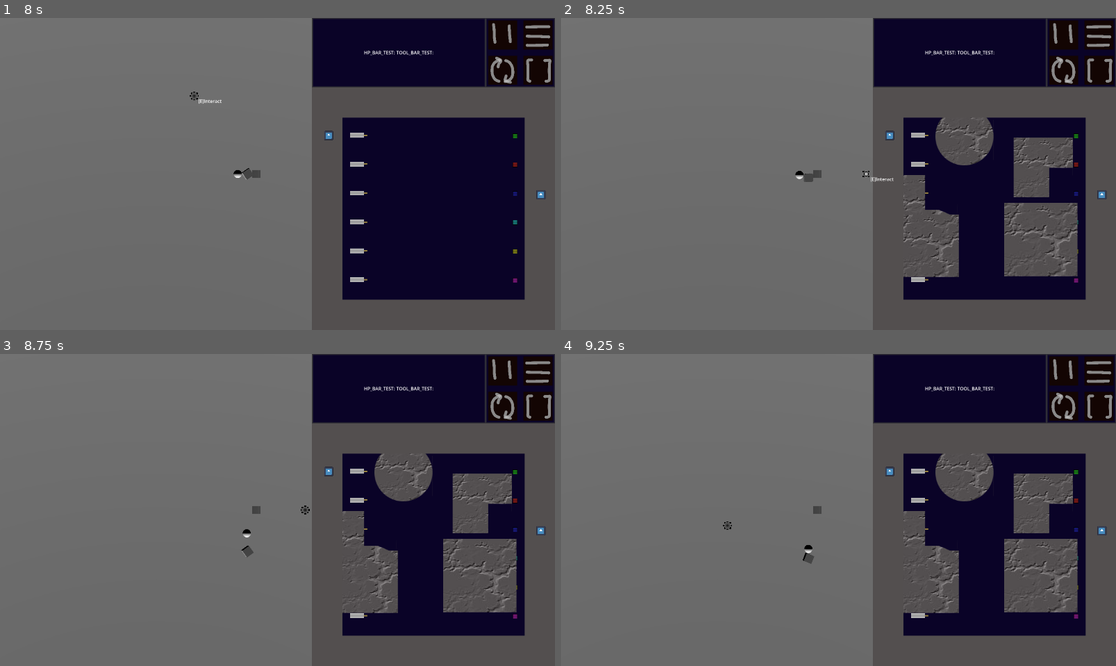
Above: before the commit, frames 1-4 (two rows, left to right).
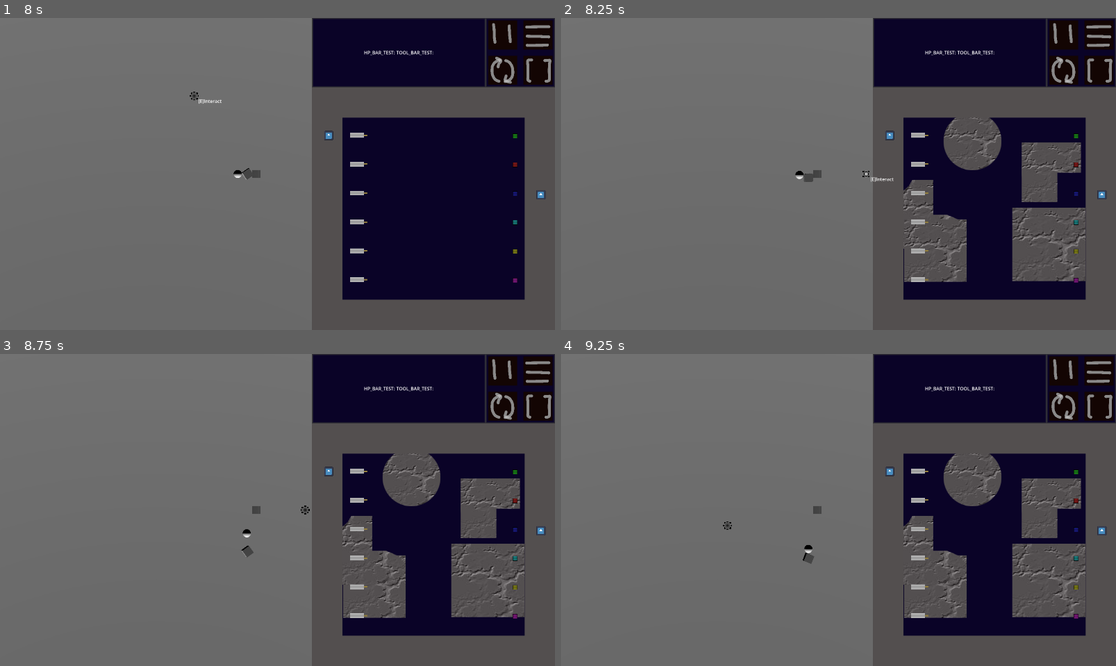
Above: after the commit, the same moments.

Repository: ponosnarassvete/space-shooter
Game: Godot game, scene res://scenes/core_scene_node.tscn
Two runs of this game, one before a commit and one after it. Both use one fixed random seed, a clock stepped at 60 frames per second and the inputs below. The engine's default icon, where the game draws it, is replaced by a stand-in: a white triangle on a blue panel in a dark square.
Inputs (mouse positions are in pixels of both pictures, inside the frame that each line leads up to):
- Up to frame 1 (8 s): click (505, 71) at 0.5 s; click (538, 71) at 1.25 s; click (538, 33) at 2 s; click (505, 33) at 2.75 s; tap Enter at 3.5, 5, 7.25 s; move the mouse to (399, 158) at 3.52 s; hold D (player_right) 3.53-4.25 s; hold E (player_interact) 3.53-4.25 s; click (399, 158) at 3.67 s; tap Space at 4.25, 6.5 s; drag from (166, 189) to (249, 236) at 4.27 s; move the mouse to (333, 105) at 5.02 s; hold D (player_right) 5.03-5.75 s; tap Shift (player_sprint) at 5.1 s; drag from (249, 236) to (111, 127) at 5.77 s; move the mouse to (444, 220) at 6.52 s; hold A (player_left) 6.53-7.25 s; click (444, 220) at 6.6 s; drag from (111, 127) to (194, 96) at 7.27 s
- Up to frame 2 (8.25 s): tap Space at 8 s; move the mouse to (866, 174) at 8.02 s; hold S (player_down) from 8.03 s (still down); hold E (player_interact) from 8.03 s (still down); click (866, 174) at 8.17 s
- Up to frame 3 (8.75 s): keep holding S (player_down); keep holding E (player_interact)
- Up to frame 4 (9.25 s): release S (player_down) at 8.75 s; release E (player_interact) at 8.75 s; drag from (755, 432) to (727, 525) at 8.77 s

Frame 1 is identical in both runs. In frame 2, 4.3% of the frame differs, in the area x 61-95%, y 31-85%; in frame 3, 4.3%; in frame 4, 4.3%.

Commit message:
life sucks

Diff:
--- a/scenes/core_scene_node.tscn
+++ b/scenes/core_scene_node.tscn
@@ -85,10 +85,6 @@
 [node name="Puzzle_Test" parent="Interface/NinePatchRect/Puzzle" index="2" node_paths=PackedStringArray("interaction_area") instance=ExtResource("8_2lt5n")]
 interaction_area = NodePath("../../../../SubViewportContainer/SubViewport/Puzzle_Box_Test/Interaction_Area_3D")
 
-[node name="Base_Rubbish" parent="Interface/NinePatchRect/Puzzle/Puzzle_Test" index="0"]
-z_index = 4
-position = Vector2(1480, 632)
-
 [node name="Menus" parent="Interface/NinePatchRect" index="2"]
 offset_right = 0.000244141
 offset_bottom = 0.000244141
@@ -100,29 +96,7 @@
 offset_x = 6.0
 offset_y = 6.0
 
-[connection signal="picked" from="Interface/NinePatchRect/Puzzle/Puzzle_Test/Base_Rubbish/Dragging_2D" to="Interface/NinePatchRect/Puzzle/Puzzle_Test/Base_Rubbish/Clamp_2D" method="_picked"]
-[connection signal="dropped" from="Interface/NinePatchRect/Puzzle/Puzzle_Test/Wires_and_Targets/Wire1/Dragging_2D" to="Interface/NinePatchRect/Puzzle/Puzzle_Test/Wires_and_Targets/Snap" method="_on_dropped"]
-[connection signal="dropped" from="Interface/NinePatchRect/Puzzle/Puzzle_Test/Wires_and_Targets/Wire2/Dragging_2D" to="Interface/NinePatchRect/Puzzle/Puzzle_Test/Wires_and_Targets/Snap" method="_on_dropped"]
-[connection signal="dropped" from="Interface/NinePatchRect/Puzzle/Puzzle_Test/Wires_and_Targets/Wire3/Dragging_2D" to="Interface/NinePatchRect/Puzzle/Puzzle_Test/Wires_and_Targets/Snap" method="_on_dropped"]
-[connection signal="dropped" from="Interface/NinePatchRect/Puzzle/Puzzle_Test/Wires_and_Targets/Wire4/Dragging_2D" to="Interface/NinePatchRect/Puzzle/Puzzle_Test/Wires_and_Targets/Snap" method="_on_dropped"]
-[connection signal="dropped" from="Interface/NinePatchRect/Puzzle/Puzzle_Test/Wires_and_Targets/Wire5/Dragging_2D" to="Interface/NinePatchRect/Puzzle/Puzzle_Test/Wires_and_Targets/Snap" method="_on_dropped"]
-[connection signal="dropped" from="Interface/NinePatchRect/Puzzle/Puzzle_Test/Wires_and_Targets/Wire6/Dragging_2D" to="Interface/NinePatchRect/Puzzle/Puzzle_Test/Wires_and_Targets/Snap" method="_on_dropped"]
-
 [editable path="SubViewportContainer/SubViewport/Characters/Player_Node"]
 [editable path="SubViewportContainer/SubViewport/Characters/Enemy_Node"]
 [editable path="SubViewportContainer/SubViewport/Puzzle_Box_Test"]
 [editable path="Interface"]
-[editable path="Interface/NinePatchRect/Puzzle/Puzzle_Test"]
-[editable path="Interface/NinePatchRect/Puzzle/Puzzle_Test/Base_Rubbish"]
-[editable path="Interface/NinePatchRect/Puzzle/Puzzle_Test/Wires_and_Targets/Target1"]
-[editable path="Interface/NinePatchRect/Puzzle/Puzzle_Test/Wires_and_Targets/Target2"]
-[editable path="Interface/NinePatchRect/Puzzle/Puzzle_Test/Wires_and_Targets/Target3"]
-[editable path="Interface/NinePatchRect/Puzzle/Puzzle_Test/Wires_and_Targets/Target4"]
-[editable path="Interface/NinePatchRect/Puzzle/Puzzle_Test/Wires_and_Targets/Target5"]
-[editable path="Interface/NinePatchRect/Puzzle/Puzzle_Test/Wires_and_Targets/Target6"]
-[editable path="Interface/NinePatchRect/Puzzle/Puzzle_Test/Wires_and_Targets/Wire1"]
-[editable path="Interface/NinePatchRect/Puzzle/Puzzle_Test/Wires_and_Targets/Wire2"]
-[editable path="Interface/NinePatchRect/Puzzle/Puzzle_Test/Wires_and_Targets/Wire3"]
-[editable path="Interface/NinePatchRect/Puzzle/Puzzle_Test/Wires_and_Targets/Wire4"]
-[editable path="Interface/NinePatchRect/Puzzle/Puzzle_Test/Wires_and_Targets/Wire5"]
-[editable path="Interface/NinePatchRect/Puzzle/Puzzle_Test/Wires_and_Targets/Wire6"]
--- a/scripts/objects/puzzles/wires/clamp_2d.gd
+++ b/scripts/objects/puzzles/wires/clamp_2d.gd
@@ -10,6 +10,7 @@
 		switch = false
 	else:
 		switch = true
+	print(get_parent())
 
 func _picked() -> void:
 	if Input.is_anything_pressed():
--- a/scripts/objects/puzzles/wires/energy_wire.gd
+++ b/scripts/objects/puzzles/wires/energy_wire.gd
@@ -27,6 +27,7 @@
 
 func wire_disconnected():
 	connected = false
+	#print("huh")
 	remove_from_group(active_group_name)
 	if get_connection() != null and pulse != null:
 		pulse.disconnect(get_connection())
@@ -36,7 +37,7 @@
 	connection = new_connection
 
 func get_connection():
-	print(connection)
+	#print(connection)
 	return connection
 
 
